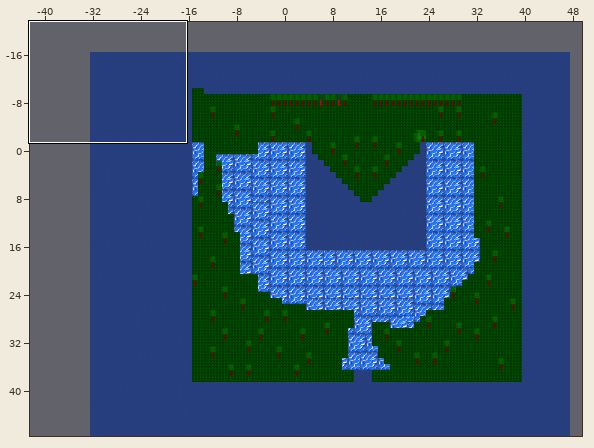
Tiled map -- android/assets/Mistified.tmx. Above, an overview of the earlier version with the close-up marked.
Close-up. Earlier state:
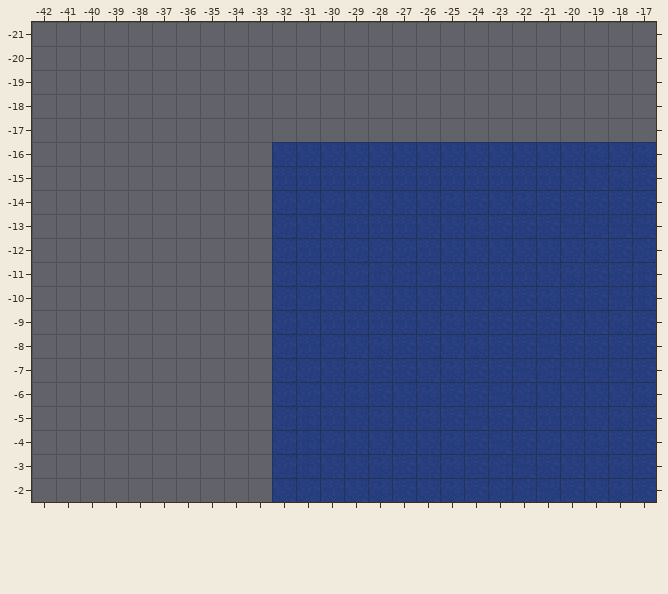
Cells are 16x16 px. Shown: x -42..-17, y -21..-2. The commit also changed other parts of the map, which this record leaves out.
New version:
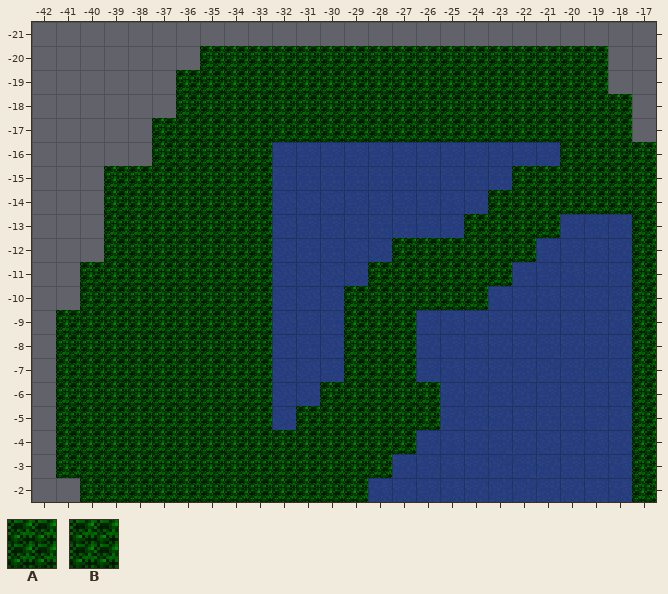
Key: from "Mistified": A 40, B 41.
_ is an empty cell.
Difference:
Layer "WalkLayer":
y -20: x -35..-19 _________________ -> ABBBBBBBBBBBBBBBB
y -19: x -36..-19 __________________ -> ABBAAAAAAAAAAAAAAA
y -18: x -36..-18 ___________________ -> ABABAAABBBAAAABBBBB
y -17: x -37..-18 ____________________ -> ABBBABBBBABBBBAAAAAA
y -16: x -37..-33 _____ -> ABABA; x -20..-17 ____ -> ABBA
y -15: x -39..-33 _______ -> ABBBBBA; x -22..-17 ______ -> ABBBAB
y -14: x -39..-33 _______ -> ABBAABA; x -23..-17 _______ -> ABBAABA
y -13: x -39..-33 _______ -> ABBBABA; x -24..-21 ____ -> ABBA; x -17 _ -> B
y -12: x -39..-33 _______ -> ABBBABB; x -27..-22 ______ -> ABBBBA; x -17 _ -> B
y -11: x -40..-33 ________ -> ABAABAAA; x -28..-23 ______ -> ABBABA; x -17 _ -> B
y -10: x -40..-33 ________ -> ABBABABA; x -29..-24 ______ -> AABAAA; x -17 _ -> A
y -9: x -41..-33 _________ -> ABBBABABA; x -29..-27 ___ -> BBA; x -17 _ -> B
y -8: x -41..-33 _________ -> ABABABBAB; x -29..-27 ___ -> BAB; x -17 _ -> A
y -7: x -41..-33 _________ -> ABBBABBAA; x -29..-27 ___ -> BAB; x -17 _ -> B
y -6: x -41..-33 _________ -> ABBBAABBA; x -30..-26 _____ -> ABABB; x -17 _ -> B
y -5: x -41..-33 _________ -> ABABBAABA; x -31..-26 ______ -> ABBABA; x -17 _ -> B
y -4: x -41..-27 _______________ -> AABBAABBAABBABA; x -17 _ -> B
y -3: x -41..-28 ______________ -> BAABABAAABBABA; x -17 _ -> B
y -2: x -40..-29 ____________ -> BAABBABBBAAB; x -17 _ -> B
Where, in picture pixels (left, top, right, bottom), the same in both close-ups:
added: (56, 46, 656, 502)
